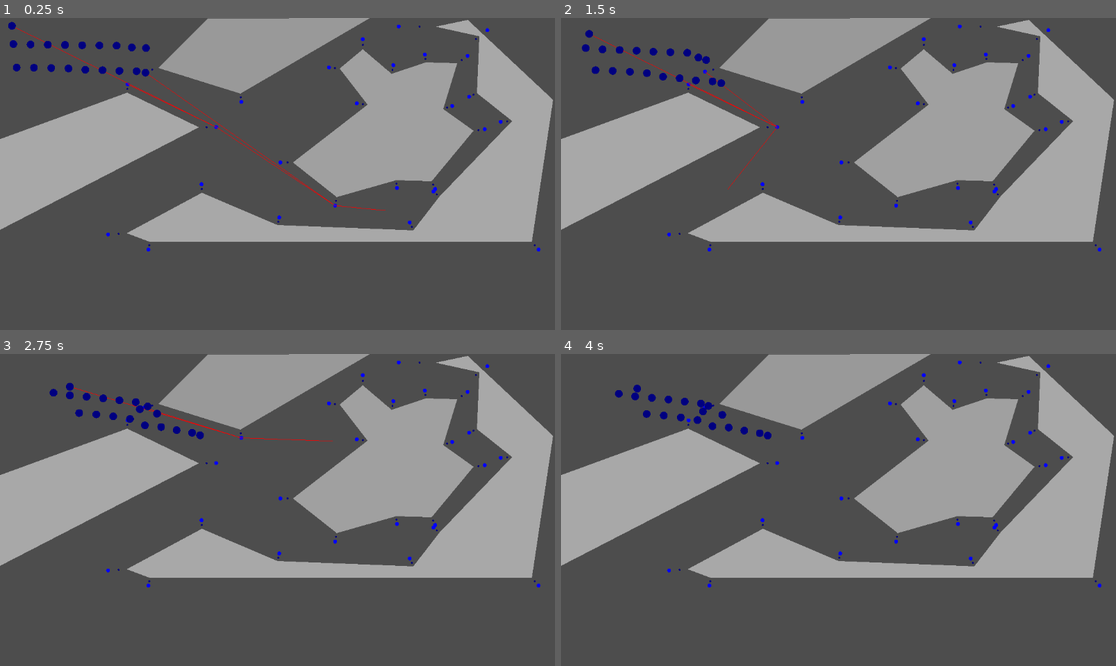
Above: before the commit, frames 1-4 (two rows, left to right).
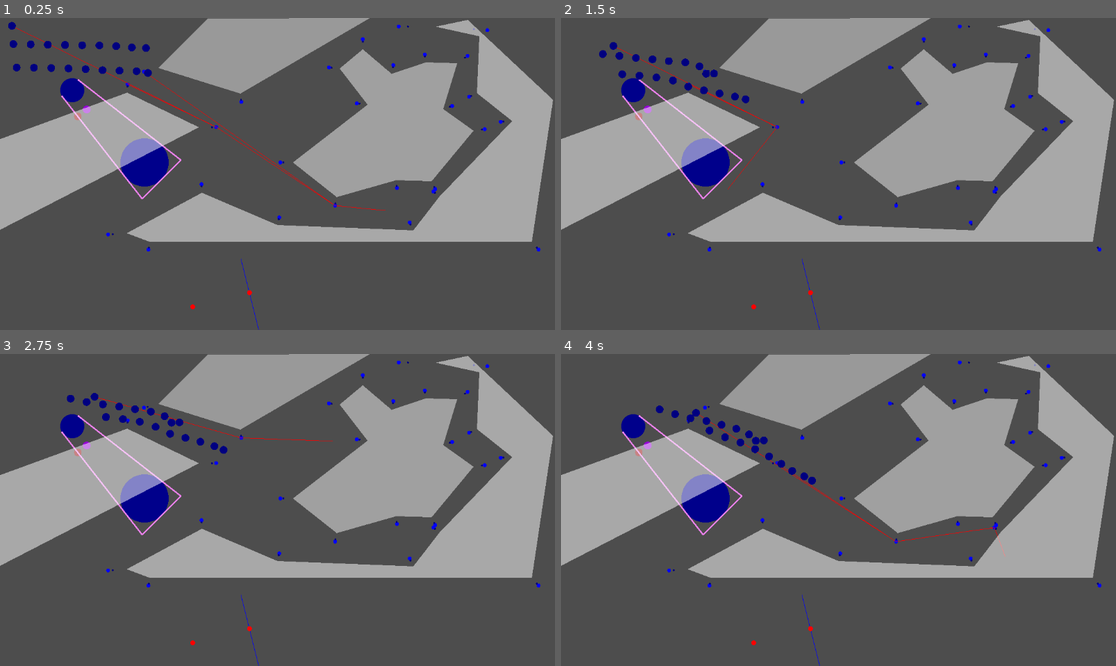
Above: after the commit, the same moments.

Repository: marwansabih/navigation
Game: Godot game, scene res://nav_test.tscn
Two runs of this game, one before a commit and one after it. Both use one fixed random seed, a clock stepped at 60 frames per second and the inputs below. The project has no main scene, so this scene is started directly.
Inputs (mouse positions are in pixels of both pictures, inside the frame that each line leads up to):
- Up to frame 1 (0.25 s): no input
- Up to frame 2 (1.5 s): move the mouse to (960, 158) at 0.52 s; click (960, 158) at 0.67 s; move the mouse to (727, 189) at 1.27 s; click (727, 189) at 1.42 s
- Up to frame 3 (2.75 s): move the mouse to (333, 441) at 2.02 s; click (333, 441) at 2.17 s
- Up to frame 4 (4 s): move the mouse to (810, 572) at 2.77 s; click (810, 572) at 2.92 s; move the mouse to (1005, 556) at 3.52 s; click (1005, 556) at 3.67 s

The runs differ from the first frame. In frame 1, 1.9% of the frame differs, in the area x 4-97%, y 2-100%; in frame 2, 2.9%; in frame 3, 2.9%; in frame 4, 3.1%, in the area x 9-97%, y 2-100%.

Commit message:
first working version of randomized bounded lp more tests needed

Diff:
--- a/geometry_utils.gd
+++ b/geometry_utils.gd
@@ -1,5 +1,70 @@
 class_name GeometryUtils
 extends Node
+
+static func get_intersection(
+	p1: Vector2,
+	dir1: Vector2,
+	p2: Vector2,
+	dir2: Vector2
+):
+	if dir1 == dir2 or dir1 == - dir2:
+		return null
+	if dir1.x == 0:
+		var s = (p1.x - p2.x) / dir2.x
+		return p2 + s * dir2
+	if dir1.y == 0:
+		var s = (p1.y - p2.y) / dir2.y
+		return p2 + s * dir2
+	if dir2.x == 0:
+		var t = (p2.x - p1.x) / dir1.x
+		return p1 + t * dir1
+	if dir2.y == 0:
+		var t = (p2.y - p1.y) / dir1.y
+		return p1 + t * dir1
+	var numerator = p1.y * dir1.x - p1.x * dir1.y + p2.x * dir1.y - p2.y * dir1.x
+	var denominator = dir1.x * dir2.y - dir2.x * dir1.y
+	var s = numerator / denominator
+	return p2 + s * dir2
+
+static func get_closest_point_on_line(
+	l1,
+	l2,
+	p
+):
+	var dir : Vector2 = (l2 - l1).normalized()
+	var dir_90 = dir.rotated(PI/2)
+	var numerator = l1.y * dir.x - l1.x * dir.y + p.x * dir.y - p.y * dir.x
+	var denominator = dir.x * dir_90.y - dir_90.x * dir.y
+	var s = numerator / denominator
+	return p + s * dir_90
+
+static func get_time_overlaps(
+	p1: Vector2,
+	v1: Vector2,
+	p2: Vector2,
+	v2: Vector2,
+	radius: float
+):
+	var p: Vector2 = p2 - p1
+	var s = (v2.x*p.y - v2.y*p.x)/(v1.y*v2.x  - v1.x * v2.y)
+	var t = (s*v1.x - p.x)/v2.x
+	var alpha = v1.normalized().angle_to(v2)
+	var h = 2*radius/sin(alpha)
+	var delta_s = h/v1.length()
+	var delta_t = h/v2.length()
+
+	return p2 + (t + delta_t) * v2
+	return p1 + (s + delta_s) * v1
+
+static func get_closest_edge(edges, pos):
+	var min = INF
+	var found_edge = null
+	for i in range(len(edges)):
+		var dist = edges[i].distance_to(pos)
+		if dist < min:
+			found_edge = i
+			min = dist
+	return found_edge
 
 static func in_polygons_range(polygons, radius, pos):
 	for p in polygons.get_children():
--- a/navigation_isometrie.gd
+++ b/navigation_isometrie.gd
@@ -15,6 +15,13 @@
 var pos_to_walls = {}
 
 var walls = []
+
+var small_polygons = []
+
+func setup_small_polygons():
+	for p in $Poly.get_children():
+		#var poly = generate_polygon_edges(p, 12)
+		small_polygons.append(p.polygon)
 
 func setup_pos_to_wall():
 	for i in range(dim_x):
@@ -229,7 +236,7 @@
 
 func setup_large_polygons():
 	for p in $Poly.get_children():
-		var poly = generate_polygon_edges(p, 7)
+		var poly = generate_polygon_edges(p, 12)
 		large_polygons.append(poly)
 		#large_polygons.append(p.polygon)
 
@@ -396,7 +403,9 @@
 				if not inside_polygons(pos, shadow_polygons[k]):
 					visible_edges.append(k)
 			position_to_visible_edges[pos] = visible_edges
-
+	for key in position_to_visible_edges.keys():
+		if not position_to_visible_edges[key]:
+			position_to_visible_edges[key] = [GeometryUtils.get_closest_edge(edges, key)]
 
 func generate_position_to_visible_edges():
 	for i in range(dim_x):
@@ -459,6 +468,7 @@
 var fake_character = {
 	"velocity" =75,
 	"position" = Vector2(8,8),
+	"org_dir" = Vector2(0,0),
 	"dir" = null,
 	"local_path" = null
 }
@@ -471,6 +481,7 @@
 			"velocity" =75,
 			"position" = Vector2(16 + 36*i,100),
 			"dir" = null,
+			"org_dir" = Vector2(0,0),
 			"local_path" = null
 		}
 		fake_chars.append(char)
@@ -478,6 +489,7 @@
 			"velocity" =50,
 			"position" = Vector2(16 + 36*i,50),
 			"dir" = null,
+			"org_dir" = Vector2(0,0),
 			"local_path" = null
 		}
 		fake_chars.append(char2)
@@ -529,10 +541,16 @@
 	var dir = character["dir"]
 	var velocity = character["velocity"]
 	var pos = character["position"]
-	if path[0].distance_to(pos) < 1:
+	if pos.direction_to(path[0]).dot(character["org_dir"]) < 0:
 		path.pop_front()
 		if path:
 			character["dir"] = pos.direction_to(path[0])
+			character["org_dir"] = pos.direction_to(path[0])
+	if path and path[0].distance_to(pos) < 4:
+		path.pop_front()
+		if path:
+			character["dir"] = pos.direction_to(path[0])
+			character["org_dir"] = pos.direction_to(path[0])
 	if len(path) > 1 and not intersect_with_occupied_polygons(pos, path[1]):
 		if (path[1]-path[0]).dot(pos-path[0]) > 0:
 			pass
@@ -540,6 +558,7 @@
 	if path:
 		if not character["dir"]:
 			character["dir"] = pos.direction_to(path[0])
+			character["org_dir"] = pos.direction_to(path[0])
 		if true:#cycle % 15 == 0:
 			var new_dir = get_local_dir(pos, path[0], delta * velocity)
 			#build_position_graph(pos, path[0])
@@ -578,6 +597,7 @@
 
 # Called when the node enters the scene tree for the first time.
 func _ready():
+	setup_small_polygons()
 	setup_pos_to_wall()
 	generate_fake_chars()
 	setup_polygon_position_mesh()
@@ -600,11 +620,9 @@
 			if not inside_polygons(e, ps):
 				edges.append(e)
 
-	print(edges)
 
 	var connections = generate_connections()
 
-	print(connections)
 
 	graph = Dijstra.generate_graph(edges, connections)
 	generate_dists(graph)
@@ -647,12 +665,77 @@
 		shortest_path,
 		delta
 	)
+
 	for i in range(len(fake_chars)):
 		var f_c = fake_chars[i]
 		var s_p = shortest_paths[i]
 		move_along_direction(f_c, s_p, delta)
 
+	OrcaUtils.test_randomized_bounded_lp()
+
 func _draw():
+	#var radius = 8
+	#var p1 = Vector2(500, 500)
+	#var v1 = Vector2(1,0).normalized() * 100
+	#var p2 = Vector2(550, 400)
+	#var v2 = Vector2(0.8,1) * 100
+	#var overlap = GeometryUtils.get_time_overlaps(p1, v1, p2, v2, 8)
+
+
+
+	#draw_circle(p1, radius, Color.VIOLET)
+	#draw_line(p1, p1 + v1, Color.BLUE, 3)
+
+	#draw_circle(p2, radius, Color.VIOLET)
+	#draw_line(p2, p2 + v2, Color.BLUE, 3)
+
+	var l1 = Vector2(500,500)
+	var l2 = Vector2(550,700)
+	var p = Vector2(400, 600)
+	var online = GeometryUtils.get_closest_point_on_line(l1, l2, p)
+
+	draw_line(l1, l2, Color.BLUE)
+	draw_circle(p, 5, Color.RED)
+	draw_circle(online, 5, Color.RED)
+
+	var p1 = Vector2(100, 100)
+	var p2 = Vector2(400, 400)
+
+	var v_opt = Vector2(180,190)
+
+	var xs = OrcaUtils.closest_point_on_vo_boundary(
+		p1,
+		p2,
+		20,
+		30,
+		2,
+		v_opt
+	)
+
+	var m1 = xs[0]
+	var m2 = xs[1]
+	var r1 = xs[2]
+	var r2 = xs[3]
+	var s1_up = xs[4]
+	var s2_up = xs[5]
+	var s1_down = xs[6]
+	var s2_down = xs[7]
+	var closest_point = xs[8]
+
+
+	draw_circle(m1, r1, Color.DARK_BLUE)
+	draw_circle(m2, r2, Color.DARK_BLUE)
+	draw_circle(v_opt, 8, Color.DARK_VIOLET)
+	draw_circle(closest_point, 8, Color.DARK_RED)
+
+	draw_line(s1_up, s2_up, Color.VIOLET, 3)
+	draw_line(s1_down, s2_down, Color.VIOLET, 3)
+	draw_line(s1_down, s1_up, Color.VIOLET, 3)
+
+	#[m1, m2, r1, r2, s1_up, s2_up, s1_down, s2_down]
+	#[m1, m2, r1, r2, s1_up, s2_up, s1_down, s2_down]
+
+	#draw_circle(overlap, radius, Color.RED)
 
 	for edge in edges:
 		draw_circle(edge, 4, Color.BLUE)
@@ -663,7 +746,6 @@
 			var start = shortest_path[i]
 			var end = shortest_path[i+1]
 			draw_line(start, end, Color.RED)
-
 
 
 	for path in shortest_paths:
--- /dev/null
+++ b/orca_utils.gd
@@ -0,0 +1,271 @@
+extends Node
+
+class_name OrcaUtils
+
+
+static func on_segment(l1 : Vector2, l2 : Vector2, p : Vector2):
+	var dist = l1.distance_to(l2)
+	if dist < l1.distance_to(p):
+		return false
+	if dist < l2.distance_to(p):
+		return false
+	if (l2-l1).dot(p-l1) < 0:
+		return false
+	return true
+
+static func closest_point_on_vo_boundary(
+	p1 : Vector2,
+	p2 : Vector2,
+	rA,
+	rB,
+	tau,
+	opt_v
+):
+	var m1 = (p2 - p1)/tau
+	var m2 = p2 - p1
+	#var m3 = m2 + (m1 - m2) / 2
+
+	var r1 = (rA + rB) / tau
+	var r2 = rA + rB
+
+	var r3 = (r1 + r2) / 2
+
+	var x = r1**2/(2*r3)
+	var y = r1 * sqrt(1-r1**2/(4*r3**2))
+	var dir = m2.direction_to(m1)
+	var dir_rot_90 = dir.rotated(PI/2)
+
+	var c1 = m2 + dir * x + dir_rot_90 * y
+	var c2 = m2 + dir * x - dir_rot_90 * y
+	var dir_out = 	(dir * x + dir_rot_90 * y).normalized()
+	var dir_out_2 = (dir * x - dir_rot_90 * y).normalized()
+	var s1_up = c1 + r1 * dir_out
+	var s2_up= m1 + r1 * dir_out
+	var s1_down = c2 + r1 * dir_out_2
+	var s2_down= m1 + r1 * dir_out_2
+	var m1_out = dir * x + dir_rot_90 * y + r1 * dir_out
+	var m2_out = dir * x - dir_rot_90 * y + r1 * dir_out_2
+	var l_x = abs(m1_out.dot(dir)) + r2
+	var tangent_1 = (s1_up-s2_up).normalized()
+	var m_tangent_1 = (s1_up - s2_up).dot(dir_rot_90)/(s1_up - s2_up).dot(dir)
+	var m_tangent_2 = (s1_down - s2_down).dot(dir_rot_90)/(s1_down - s2_down).dot(dir)
+	var s3_up = s1_up - dir * l_x  - m_tangent_1 * l_x * dir_rot_90
+	var s3_down = s1_down - dir * l_x  - m_tangent_2 * l_x * dir_rot_90
+
+	var closest_point = Vector2(0,0)
+
+	var min_dist = INF
+
+
+	var p1_online :Vector2 = GeometryUtils.get_closest_point_on_line(s3_up, s2_up, opt_v)
+
+	if p1_online.distance_to(opt_v) < min_dist and on_segment(s3_up, s2_up, p1_online):
+		closest_point =  p1_online
+		min_dist = p1_online.distance_to(opt_v)
+	var p2_online = GeometryUtils.get_closest_point_on_line(s3_down, s2_down, opt_v)
+	if p2_online.distance_to(opt_v) < min_dist and on_segment(s3_down, s2_down, p2_online):
+		closest_point =  p2_online
+		min_dist = p2_online.distance_to(opt_v)
+	var p3_online = GeometryUtils.get_closest_point_on_line(s3_up, s3_down, opt_v)
+	if p3_online.distance_to(opt_v) < min_dist and on_segment(s3_up, s3_down, p3_online):
+		closest_point =  p3_online
+		min_dist = p3_online.distance_to(opt_v)
+
+
+	return [m1, m2, r1, r2, s3_up, s2_up, s3_down, s2_down, closest_point]
+
+class HalfPlane:
+	var p : Vector2
+	var l_dir : Vector2
+	var p_dir : Vector2
+
+	func _init(p, l_dir, p_dir) -> void:
+		self.p = p
+		self.l_dir = l_dir
+		self.p_dir = p_dir
+
+static func intersect_halfplanes(halfplanes):
+	var n = len(halfplanes)
+	if n == 1:
+		return halfplanes[1]
+	var n_half = int(n / 2)
+	var halfplanes_1 = halfplanes.slice(0, n_half)
+	var halfplanes_2 = halfplanes.slice(n_half, n)
+
+static func element_of(half_plane: HalfPlane, p: Vector2, c: Vector2):
+	var to_point : Vector2 = p - half_plane.p
+	return to_point.dot(half_plane.p_dir) >= 0
+
+
+static func left_bounded(half_plan: HalfPlane):
+	if half_plan.p_dir.dot(Vector2(1,0)) > 0:
+		return true
+	return false
+
+static func right_bounded(half_plan: HalfPlane):
+	if half_plan.p_dir.dot(Vector2(1,0)) < 0:
+		return true
+	return false
+
+static func down_bounded(half_plan: HalfPlane):
+	if half_plan.p_dir.y == -1:
+		return true
+	return false
+
+static func up_bounded(half_plan: HalfPlane):
+	if half_plan.p_dir.y == 1:
+		return true
+	return false
+
+static func evaluate_constraints(half_planes : Array[HalfPlane], half_plane: HalfPlane, c: Vector2):
+	var v_left = Vector2(-INF, 0)
+	var v_right = Vector2(INF, 0)
+	var v_up = Vector2(0, -INF)
+	var v_down = Vector2(0, INF)
+
+	for h_p in half_planes:
+
+		var intersection = GeometryUtils.get_intersection(
+			half_plane.p,
+			half_plane.l_dir,
+			h_p.p,
+			h_p.l_dir
+		)
+		if intersection == null:
+			continue
+
+		if left_bounded(h_p):
+			if intersection != null and v_left.x < intersection.x:
+				v_left = intersection
+			elif intersection != null and v_left.x == intersection.x:
+				if intersection.dot(c) > v_left.dot(c):
+					v_left = intersection
+		elif right_bounded(h_p):
+			if intersection != null and v_right.x > intersection.x:
+				v_right = intersection
+			elif intersection != null and v_right.x == intersection.x:
+				if intersection.dot(c) > v_right.dot(c):
+					v_right = intersection
+		elif up_bounded(h_p):
+			if intersection != null and v_up.y < intersection.y:
+				v_up = intersection
+			elif intersection != null and v_up.y == intersection.y:
+				if intersection.dot(c) > v_up.dot(c):
+					v_up = intersection
+		elif down_bounded(h_p):
+			if intersection != null and v_down.y > intersection.y:
+				v_down = intersection
+			elif intersection != null and v_down.y == intersection.y:
+				if intersection.dot(c) > v_down.dot(c):
+					v_down = intersection
+
+	if v_left.x == -INF:
+		v_left = null
+	if v_right.x == INF:
+		v_right = null
+	if v_up.y == -INF:
+		v_up = null
+	if v_down.y == INF:
+		v_down = null
+
+
+	if v_left and v_right and v_left.x > v_right.x:
+		return null
+
+	if v_up and v_down and v_up.y > v_down.y:
+		return null
+
+	var max = -INF
+
+	var v = null
+
+	for intersection in [v_left, v_right, v_up, v_down]:
+		if intersection == null:
+			continue
+		var value = intersection.dot(c)
+		if value > max:
+			v = intersection
+			max = value
+	return v
+
+static func randomized_bounded_lp(half_planes : Array[HalfPlane], c, m1, m2):
+	var v = Vector2(0,0)
+	var dir1 = Vector2(1,0)
+	var dir2 = Vector2(0,1)
+
+	v.x = -m1
+	if c.x > 0:
+		v.x = m1
+		dir1 = -dir1
+	v.y = - m2
+	if c.y > 0:
+		v.y = m2
+		dir2 = -dir2
+
+	var plane_m1 = HalfPlane.new(
+		Vector2(v.x, 0),
+		Vector2(0,1),
+		dir1
+	)
+	var plane_m2 = HalfPlane.new(
+		Vector2(0, v.y),
+		Vector2(1,0),
+		dir2
+	)
+
+	half_planes.shuffle()
+	var nr_plans = len(half_planes)
+	var ps : Array[HalfPlane] = [plane_m1, plane_m2]
+	half_planes = ps + half_planes
+
+
+	for i in range(nr_plans):
+		if element_of(half_planes[i+2], v, c):
+			continue
+		var h_ps = half_planes.slice(0, i + 2)
+		v = evaluate_constraints(h_ps, half_planes[i+2], c)
+		if v == null:
+			return null
+	return v
+
+static func test_randomized_bounded_lp():
+	var plane_1 = HalfPlane.new(
+		Vector2(10, 10),
+		Vector2(0,-1),
+		Vector2(-1,0)
+	)
+
+	var plane_2 = HalfPlane.new(
+		Vector2(10, 0),
+		Vector2(-1,0),
+		Vector2(0,1)
+	)
+
+	var plane_3 = HalfPlane.new(
+		Vector2(0, 10),
+		Vector2(1, 0),
+		Vector2(0, -1)
+	)
+
+	var plane_4 = HalfPlane.new(
+		Vector2(0, 0),
+		Vector2(0, 1),
+		Vector2(1, 0)
+	)
+
+	var planes : Array[HalfPlane] = [
+		plane_1,
+		plane_2,
+		plane_3,
+		plane_4
+	]
+
+	var c = Vector2(-1, -1)
+
+	var p = randomized_bounded_lp(
+		planes,
+		c,
+		10000,
+		10000
+	)
+	print("p is: " + str(p))
--- a/vectorfield_utils.gd
+++ b/vectorfield_utils.gd
@@ -128,8 +128,7 @@
 		var next_position = pos + dir * delta_t
 		if GeometryUtils.in_polygons_range(polygons, radius, next_position):
 			return Vector2(0,0)
-		if next_position.distance_to(obs_pos) < 2*radius:
-			print("stopped")
+		if next_position.distance_to(obs_pos) < 2*radius-2:
 			return Vector2(0,0)
 
 	return dir
Not shown, added: nav527E.tmp
Not shown, added: navFD20.tmp
